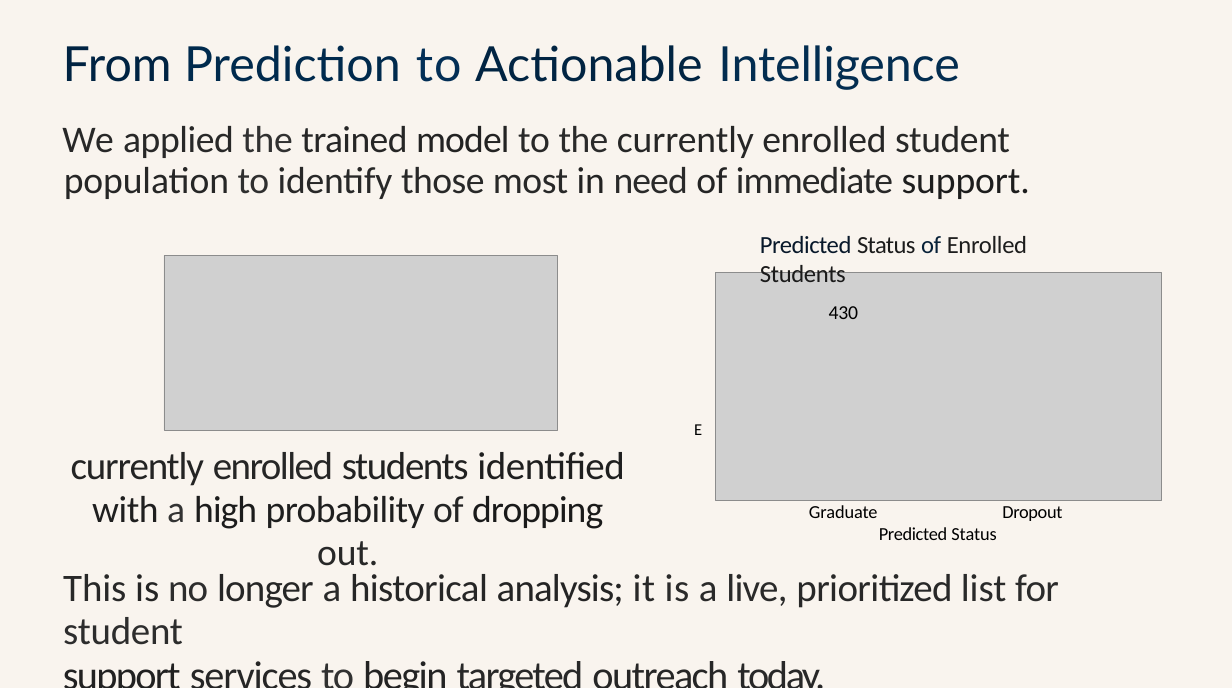
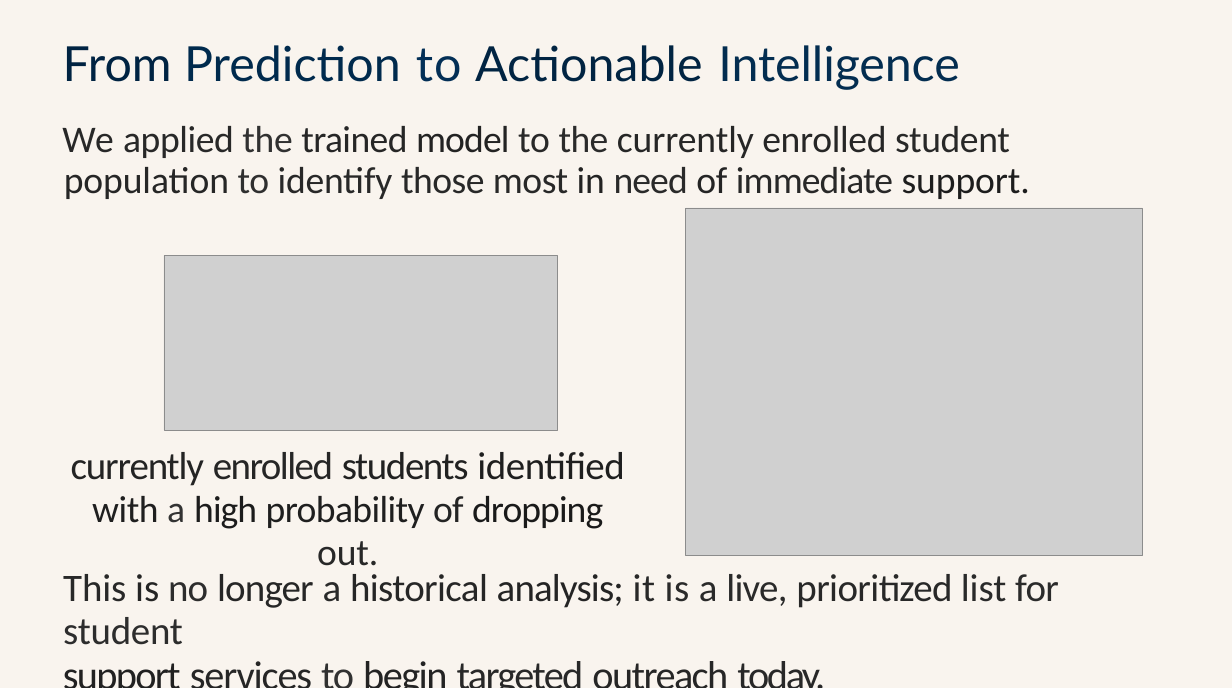
Before and after one commit to jmr-enola/AIM-AI-ML-Capstone-Project, a slide deck: slide 9 of presentations/Bussiness Presentation.pptx. Drawn at 1232x688 pixels with LibreOffice and Linux fonts; fonts in the diff are those of the drawing; grey boxes stand for pictures. Boxes give left, top, right and bottom in pixels: in the first picture for what was removed or moved away, otherwise in the second. Text is boxed around its words. In the diff, an @@ line names an element or a change of style, - is before the commit and + after.

```diff
--- a/presentations/Bussiness Presentation.pptx
+++ b/presentations/Bussiness Presentation.pptx
@@ picture: place and size @@
-picture at (716, 272, 1162, 500)
+picture at (686, 208, 1142, 555)
@@ text removed at (760, 236, 1027, 319) @@
-Predicted Status of Enrolled Students
-430
@@ text removed at (694, 424, 702, 435) @@
-E
@@ text removed at (809, 505, 1062, 540) @@
-Graduate Dropout
-Predicted Status
```
Also in this commit, not shown: 3 other files.
